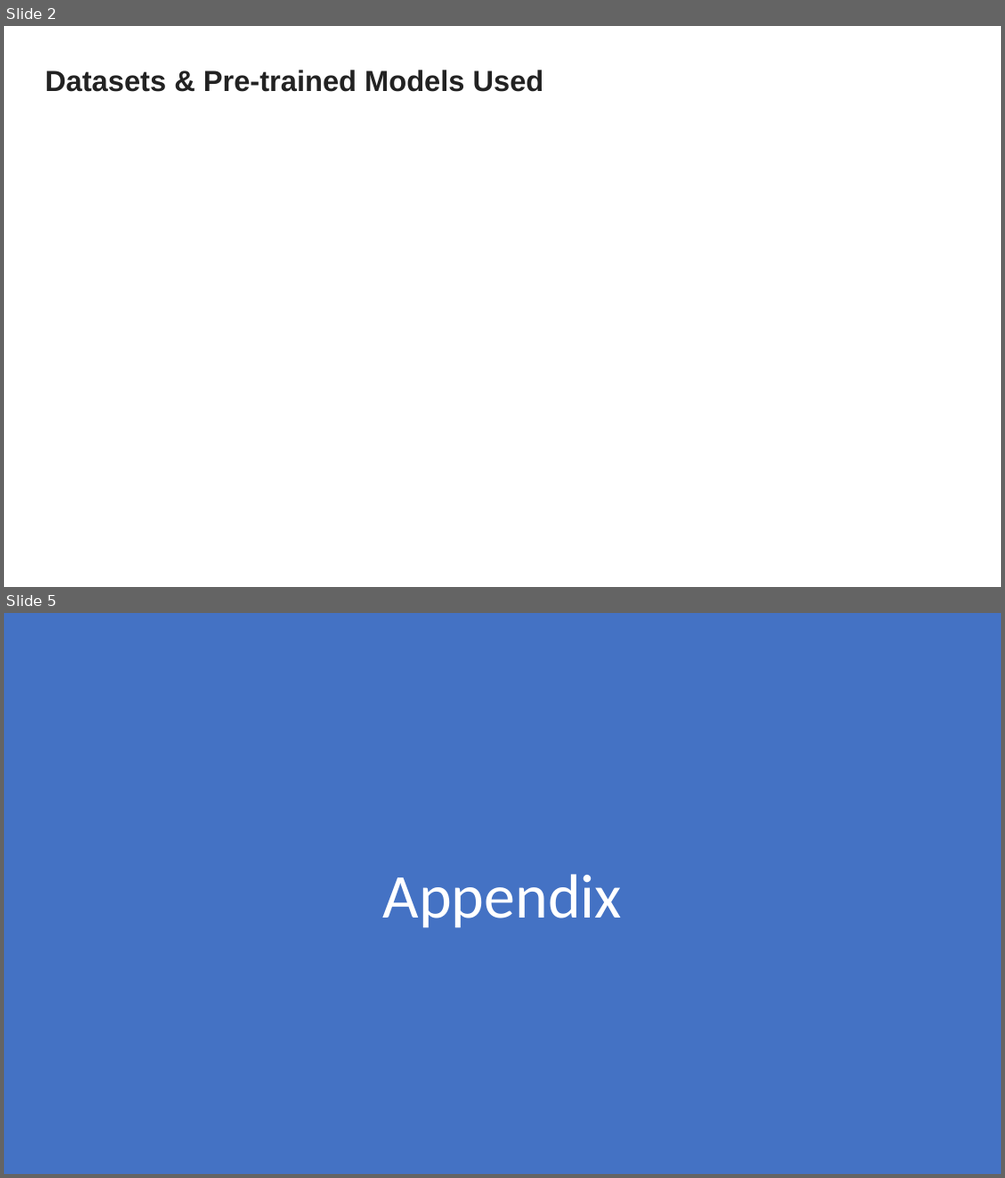
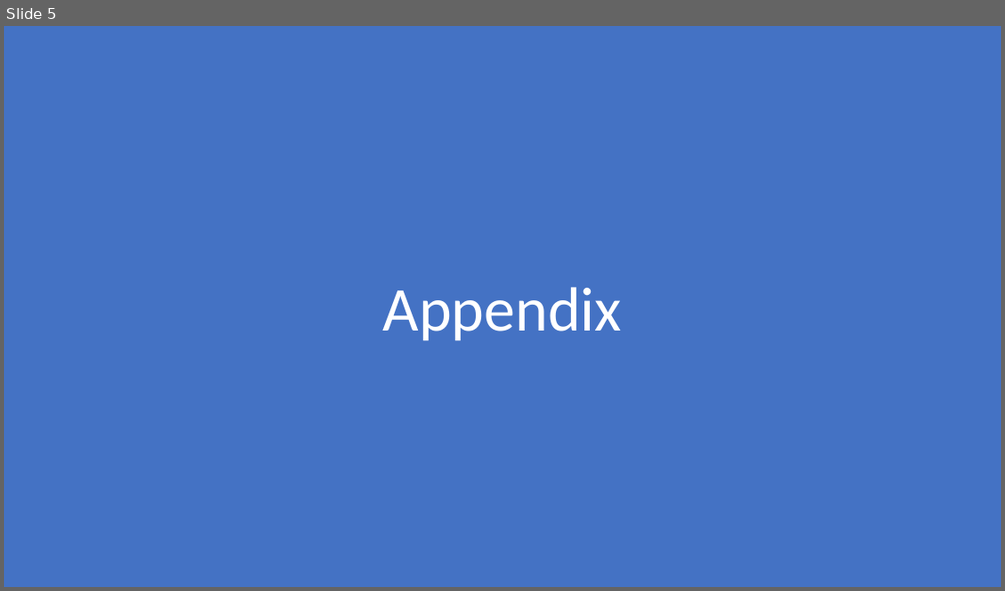
Before and after one commit to ravi-devgoblet/iisc_cohort4_group6_capstone, a slide deck: project_docs/Group 6 Capstone Project Presentation.pptx. Shown one above the other, each under a label of ours: slides 2 and 5 before the commit, slide 5 after it; the slides between them are not shown. The pictures are 1005x1178 and 1005x591 pixels, drawn with LibreOffice and Linux fonts; fonts in the diff are those of the drawing. Boxes give left, top, right and bottom in pixels: in the first picture for what was removed or moved away, otherwise in the second. Text is boxed around its words. In the diff, an @@ line names an element or a change of style, - is before the commit and + after.

```diff
--- a/project_docs/Group 6 Capstone Project Presentation.pptx
+++ b/project_docs/Group 6 Capstone Project Presentation.pptx
@@ slide 2 removed at (4, 26, 1001, 587), background #FFFFFF @@
@@ text removed at (45, 70, 544, 92) @@
-Datasets & Pre-trained Models Used
```
Also in this commit, not shown: 2 slides changed, 2 slides added, 2 other slides removed.
